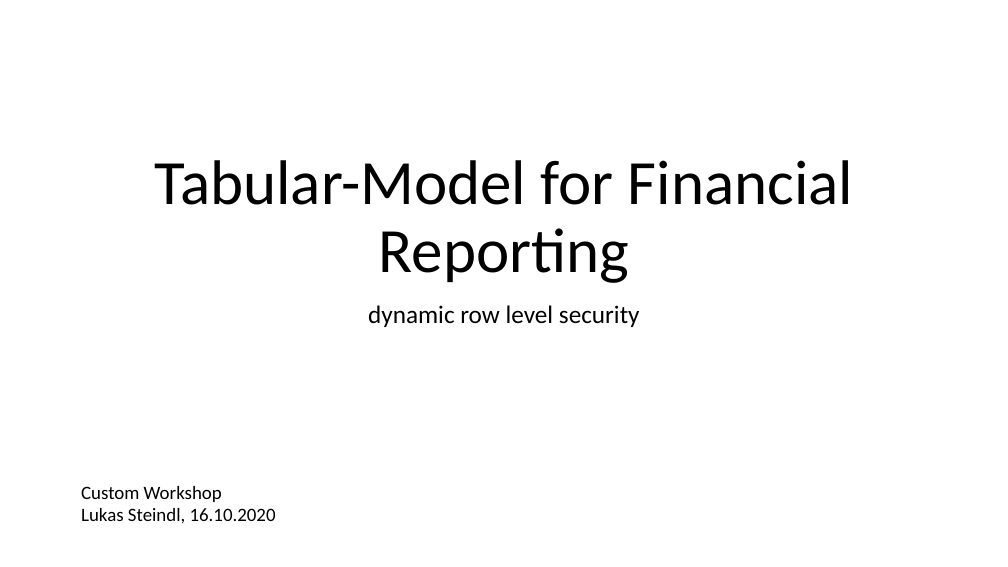
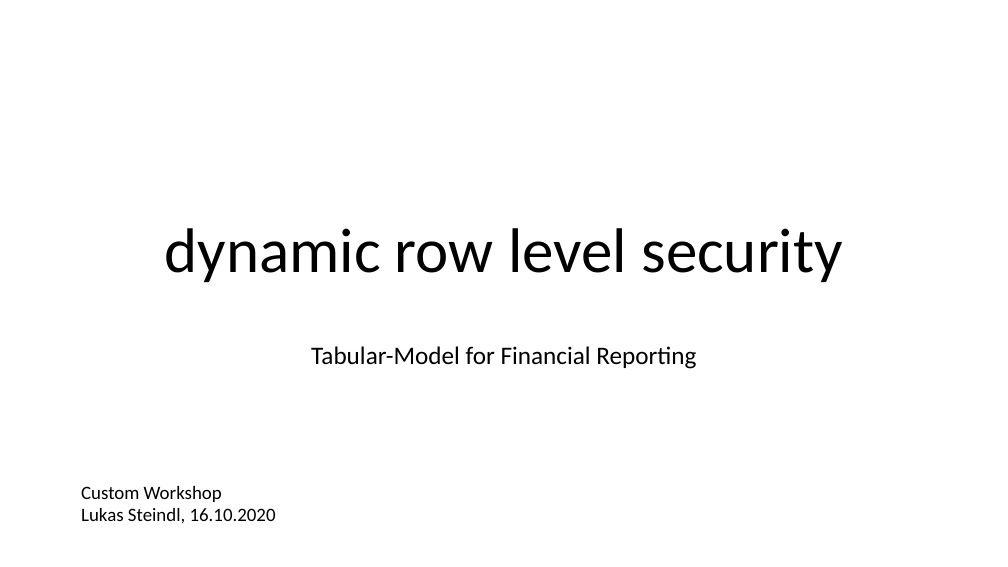
Before and after one commit to LukasSteindl/tabularmodelforfinance, a slide deck: slide 8 of Slides.pptx (slide 9 before the commit). Drawn at 1008x567 pixels with LibreOffice and Linux fonts; fonts in the diff are those of the drawing. Boxes give left, top, right and bottom in pixels: in the first picture for what was removed or moved away, otherwise in the second. Text is boxed around its words. In the diff, an @@ line names an element or a change of style, - is before the commit and + after.

Commit message:
updated model and added slides

```diff
--- a/Slides.pptx
+++ b/Slides.pptx
@@ title at [165,228,843,282]: text changed @@
-Tabular-Model for Financial Reporting
+dynamic row level security
@@ subtitle at [311,346,696,369]: text changed @@
-dynamic row level security
+Tabular-Model for Financial Reporting
```
Also in this commit, not shown: 13 other slides changed, 9 slides added, 3 slides removed, 2 other files.
